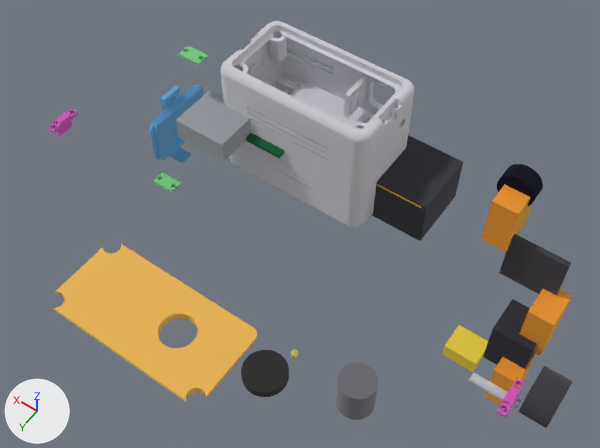
The glTF model docs/models/flyin850.glb as it was, and as the next commit left it.
Camera for both pictures: a 50 mm camera at (-0.109, 0.189, 0.25) aimed at (-0.001, 0.038, 0.012). The axes (+X, +Y, +Z) are drawn at lower left. The lights are the same throughout. The older version comes first. Where no turn or scale is listed for an object, it has been applied to the vertices. Vertices at exactly the same position are counted once.

In view in the first picture: '=>[0:1:1:10]', '=>[0:1:1:11].001', '=>[0:1:1:12]', '=>[0:1:1:13]', '=>[0:1:1:14]', '=>[0:1:1:15]', '=>[0:1:1:16]', '=>[0:1:1:17]', '=>[0:1:1:18]', '=>[0:1:1:3]', '=>[0:1:1:3].001', '=>[0:1:1:4]', '=>[0:1:1:4].001', '=>[0:1:1:5]', '=>[0:1:1:5].001', '=>[0:1:1:6].001', '=>[0:1:1:7].001', '=>[0:1:1:8].001', '=>[0:1:1:9]', '=>[0:1:1:9].001' and 3 more.
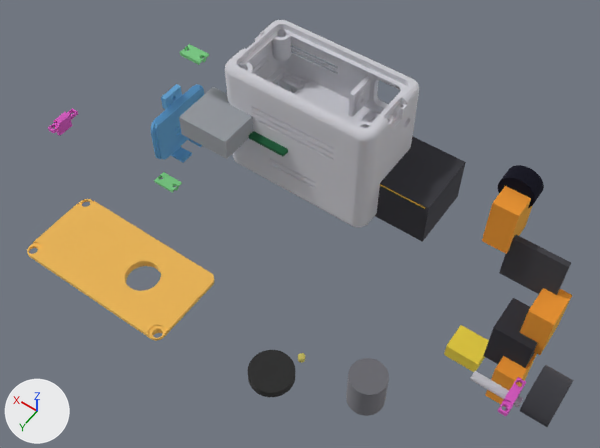
Boxes (x1, y1, x2, y2) around the edits, measured in the pictures (600 x 448 px):
'=>[0:1:1:3]', moved
    before: (221, 21, 414, 228)
    after: (225, 20, 419, 227)
'=>[0:1:1:5]', reshaped, moved (8% narrower, 10% shorter)
    before: (54, 244, 257, 402)
    after: (27, 199, 214, 341)
'=>[0:1:1:9].001', moved
    before: (372, 135, 463, 241)
    after: (375, 136, 466, 242)
'=>[0:1:1:4].001', moved
    before: (176, 90, 251, 162)
    after: (179, 87, 253, 159)
'=>[0:1:1:12]', moved
    before: (336, 363, 378, 420)
    after: (346, 358, 389, 416)
'=>[0:1:1:4]', moved
    before: (150, 85, 204, 164)
    after: (151, 84, 204, 163)
'=>[0:1:1:7].001', moved
    before: (483, 299, 537, 369)
    after: (484, 298, 537, 368)
'=>[0:1:1:15]', moved
    before: (481, 184, 532, 252)
    after: (482, 186, 533, 254)
'=>[0:1:1:11].001', moved
    before: (241, 350, 289, 397)
    after: (248, 350, 295, 397)
'=>[0:1:1:13]', moved
    before: (519, 289, 572, 356)
    after: (520, 288, 572, 355)
'=>[0:1:1:18]', moved
    before: (519, 366, 573, 428)
    after: (520, 365, 574, 427)
'=>[0:1:1:16]', moved
    before: (442, 325, 488, 372)
    after: (444, 325, 489, 372)
'=>[0:1:1:8].001', moved
    before: (497, 164, 543, 207)
    after: (498, 165, 544, 208)
'=>[0:1:1:14]', moved
    before: (484, 353, 536, 405)
    after: (485, 353, 537, 407)
'=>[0:1:1:17]', moved
    before: (469, 372, 521, 409)
    after: (470, 371, 523, 407)
'=>[0:1:1:3].001', moved
    before: (246, 133, 284, 158)
    after: (249, 131, 288, 157)
'=>[0:1:1:10]', moved
    before: (496, 378, 525, 418)
    after: (498, 377, 526, 416)
'=>[0:1:1:9]', moved
    before: (178, 45, 208, 66)
    after: (179, 44, 209, 65)
'=>[0:1:1:5].001', moved
    before: (291, 349, 298, 359)
    after: (298, 353, 305, 363)
part 1 of me_solid_002, cut back
    before: (54, 249, 255, 402)
    after: (27, 199, 212, 341)

What the commit changed:
me_solid_002 is used by ob_0_1_1_5; location (0.0089, 0.1047, -0.0006).
me_solid_002 had 798 vertices, 1596 faces and spanned x -0.0312..0.0312, y -0.0154..0.0155, z 0.025..0.028.
me_solid_002 now has 1849 vertices, 3710 faces and spans x -0.0312..0.0312, y -0.0154..0.0155, z 0.025..0.028.
me_solid_002 part 1: 49 vertices moved from x -0.027..0.0311, y -0.0109..0.0154, z 0.025..0.0265 to x -0.027..0.0311, y -0.0109..0.0154, z 0.0276; 161 vertices removed from x -0.0312..0.0312, y -0.0154..0.0155, z 0.025..0.0265; 1212 vertices added at x -0.0312..0.0312, y -0.0154..0.0155, z 0.025..0.0276.
Object '=>[0:1:1:10]' (ob_0_1_1_10) moves from (-0.096, 0.0627, 0.0261) to (-0.0962, 0.0624, 0.0265).
Object '=>[0:1:1:3]' (ob_0_1_1_3) moves from (0.0302, -0.0159, 0.0006) to (0.0285, -0.0167, 0.0014).
Object '=>[0:1:1:4]' (ob_0_1_1_4) moves from (0.0541, 0.0062, -0.0017) to (0.0539, 0.0059, -0.0015).
Object '=>[0:1:1:5]' (ob_0_1_1_5) moves from (0.0089, 0.1047, -0.0006) to (0.0393, 0.09, -0.0138).
Object '=>[0:1:1:9]' (ob_0_1_1_9) moves from (0.0544, 0.0163, 0.0239) to (0.054, 0.016, 0.0245).
Object '=>[0:1:1:11].001' (ob_0_1_1_11__001) moves from (-0.0323, 0.1003, 0.0275) to (-0.0341, 0.0996, 0.0284).
Object '=>[0:1:1:12]' (ob_0_1_1_12) moves from (-0.0554, 0.0855, 0.0131) to (-0.0576, 0.0833, 0.0147).
Object '=>[0:1:1:13]' (ob_0_1_1_13) moves from (-0.0948, 0.0243, 0.0128) to (-0.0948, 0.0244, 0.0132).
Object '=>[0:1:1:14]' (ob_0_1_1_14) moves from (-0.0931, 0.0335, -0.0126) to (-0.0933, 0.0335, -0.0118).
Object '=>[0:1:1:15]' (ob_0_1_1_15) moves from (-0.0721, 0.0156, 0.0414) to (-0.0724, 0.0158, 0.041).
Object '=>[0:1:1:16]' (ob_0_1_1_16) moves from (-0.0748, 0.0189, -0.0316) to (-0.0756, 0.0191, -0.0307).
Object '=>[0:1:1:17]' (ob_0_1_1_17) moves from (-0.0974, 0.0616, 0.0211) to (-0.0975, 0.0612, 0.0217).
Object '=>[0:1:1:18]' (ob_0_1_1_18) moves from (-0.1072, 0.0551, 0.022) to (-0.1073, 0.0549, 0.0224).
Object '=>[0:1:1:3].001' (ob_0_1_1_3__001) moves from (0.0318, -0.0225, -0.0005) to (0.0305, -0.0236, 0.0003).
Object '=>[0:1:1:4].001' (ob_0_1_1_4__001) moves from (0.049, 0.0001, -0.0006) to (0.0483, -0.0013, 0.0003).
Object '=>[0:1:1:5].001' (ob_0_1_1_5__001) moves from (-0.0106, 0.056, -0.048) to (-0.014, 0.0559, -0.0476).
Object '=>[0:1:1:7].001' (ob_0_1_1_7__001) moves from (-0.0925, 0.0267, -0.0004) to (-0.0925, 0.0267, 0.0005).
Object '=>[0:1:1:8].001' (ob_0_1_1_8__001) moves from (-0.0672, 0.0208, 0.0592) to (-0.0676, 0.0208, 0.0588).
Object '=>[0:1:1:9].001' (ob_0_1_1_9__001) moves from (-0.0286, -0.0383, -0.0269) to (-0.0296, -0.0383, -0.0265).
